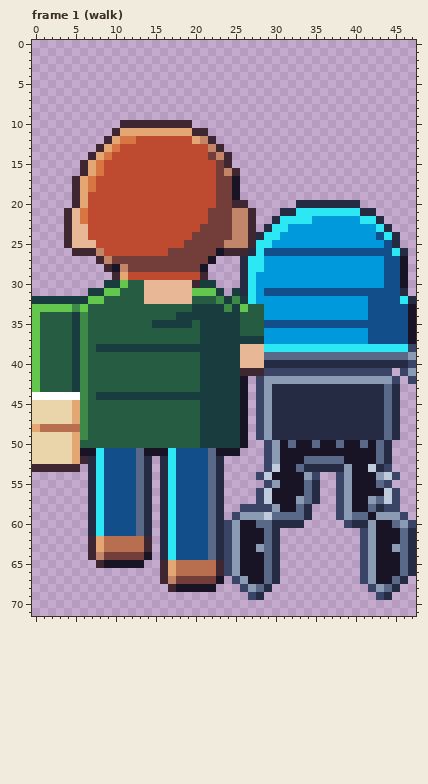
Pixel-art file, stored at art/road/stroller.aseprite. The first picture shows the starting point.
48x72 pixels, 4 frames. Shown: frame 1 (walk). The commit also changed other frames, which this record leaves out.
After:
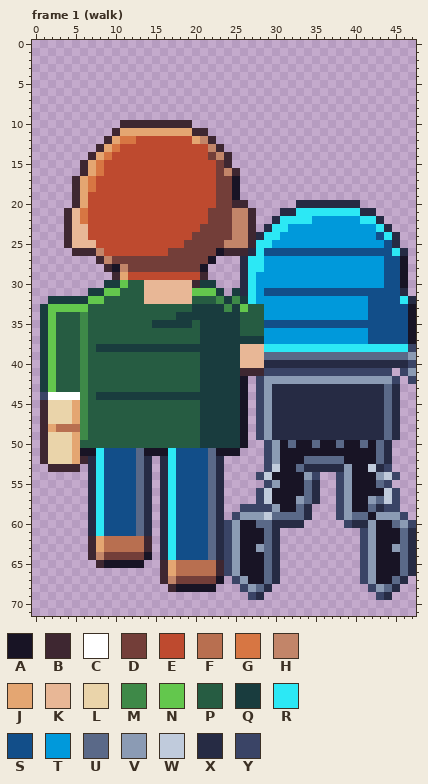
Palette (. is transparent): A #181425  B #3e2731  C #ffffff  D #733e39  E #be4a2f  F #b86f50  G #d77643  H #c28569  J #e4a672  K #e8b796  L #ead4aa  M #3e8948  N #63c74d  P #265c42  Q #193c3e  R #2ce8f5  S #124e89  T #0099db  U #5a6988  V #8b9bb4  W #c0cbdc  X #262b44  Y #3a4466
The exact change:
{"where": "frame 1 (walk)"}
{"frame":1,"y":32,"x":0,"old":"QQ","new":".."}
{"frame":1,"y":33,"x":0,"old":"NN","new":".Q"}
{"frame":1,"y":33,"x":5,"old":"M","new":"N"}
{"frame":1,"y":34,"x":0,"old":"NPP","new":".QN"}
{"frame":1,"y":34,"x":5,"old":"Q","new":"P"}
{"frame":1,"y":35,"x":0,"old":"NPP","new":".QN"}
{"frame":1,"y":35,"x":5,"old":"Q","new":"P"}
{"frame":1,"y":36,"x":0,"old":"NPP","new":".QN"}
{"frame":1,"y":36,"x":5,"old":"Q","new":"P"}
{"frame":1,"y":37,"x":0,"old":"NPP","new":".QN"}
{"frame":1,"y":37,"x":5,"old":"Q","new":"P"}
{"frame":1,"y":38,"x":0,"old":"NPP","new":".QN"}
{"frame":1,"y":38,"x":5,"old":"Q","new":"P"}
{"frame":1,"y":39,"x":0,"old":"NPP","new":".QN"}
{"frame":1,"y":39,"x":5,"old":"Q","new":"P"}
{"frame":1,"y":40,"x":0,"old":"NPP","new":".QN"}
{"frame":1,"y":40,"x":5,"old":"Q","new":"P"}
{"frame":1,"y":41,"x":0,"old":"NPP","new":".QN"}
{"frame":1,"y":41,"x":5,"old":"Q","new":"P"}
{"frame":1,"y":42,"x":0,"old":"NPP","new":".QN"}
{"frame":1,"y":42,"x":5,"old":"Q","new":"P"}
{"frame":1,"y":43,"x":0,"old":"NPP","new":".QN"}
{"frame":1,"y":43,"x":5,"old":"Q","new":"P"}
{"frame":1,"y":44,"x":0,"old":"CC","new":".Y"}
{"frame":1,"y":45,"x":0,"old":"LL","new":".B"}
{"frame":1,"y":46,"x":0,"old":"LL","new":".B"}
{"frame":1,"y":47,"x":0,"old":"LL","new":".B"}
{"frame":1,"y":48,"x":0,"old":"JFF","new":".BJ"}
{"frame":1,"y":49,"x":0,"old":"LL","new":".B"}
{"frame":1,"y":50,"x":0,"old":"LL","new":".B"}
{"frame":1,"y":51,"x":0,"old":"LL","new":".B"}
{"frame":1,"y":52,"x":0,"old":"LL","new":".B"}
{"frame":1,"y":53,"x":0,"old":"BB","new":".."}
{"label":"changed","picture_box":[32,296,80,472]}
